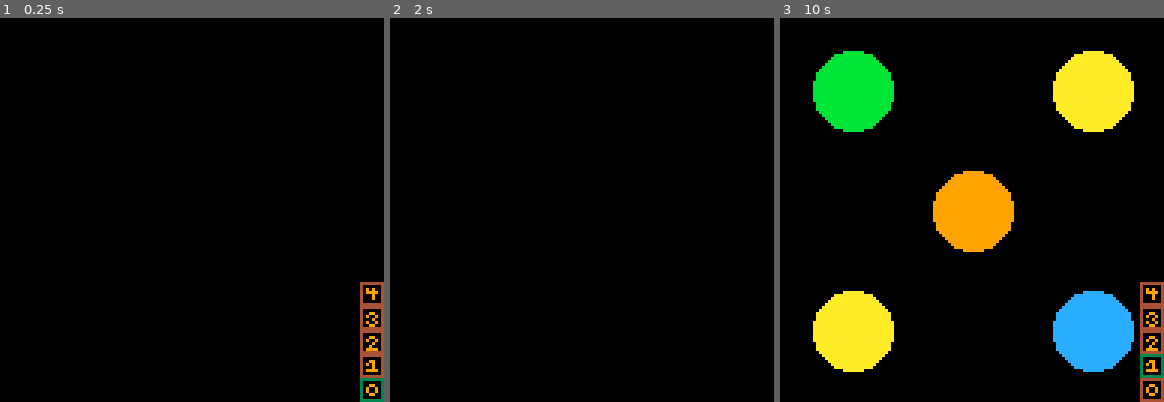
Above: before the commit, frames 1-3 (left to right).
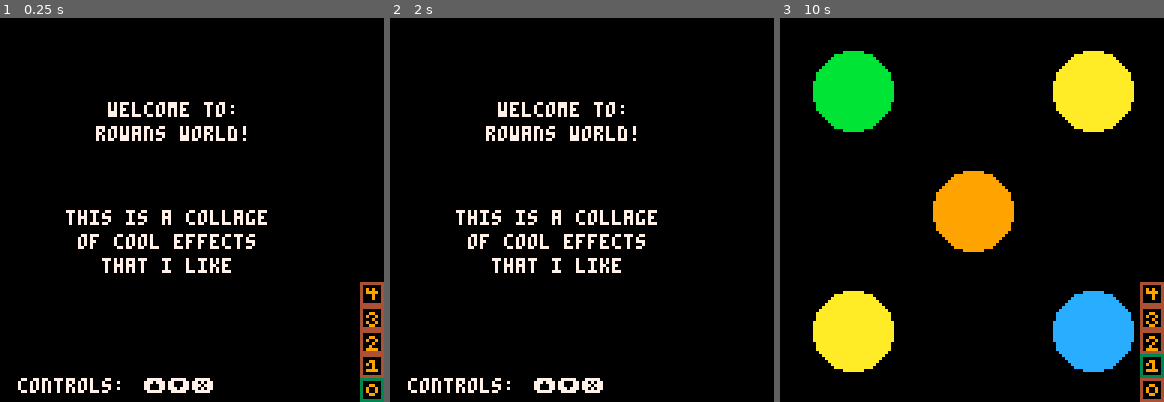
Above: after the commit, the same moments.

Repository: SabrinaRoss/OrcaJam-2024
Game: PICO-8 cartridge game.p8
Two runs of this game, one before a commit and one after it. Both use one fixed random seed, a clock stepped at 60 frames per second and the inputs below.
Inputs:
- Up to frame 1 (0.25 s): no input
- Up to frame 2 (2 s): tap X (X key) at 0.33, 1.07, 1.85 s; tap O (Z key) at 0.7, 1.7 s; hold Right from 1.6 s (still down)
- Up to frame 3 (10 s): release Right at 2.1 s; tap O (Z key) every 0.4 s from 2.1 to 9.7 s; hold Up 2.15-2.42 s; hold Right 2.47-3.03 s; tap X (X key) every 1.12 s from 2.97 to 9.67 s; hold Left 3.08-3.58 s; hold Down 3.63-3.97 s; hold Right 4.02-4.68 s; hold Up 4.73-5.03 s; hold Left 5.08-5.68 s; hold Down 5.73-6.03 s; hold Right 6.08-6.58 s; hold Right 6.63-7.13 s; hold Up 7.18-7.45 s; hold Right 7.5-8.07 s; hold Left 8.12-8.62 s; hold Down 8.67-9 s; hold Right 9.05-9.72 s; hold Up from 9.77 s (still down)

The runs differ from the first frame. In frame 1, 4.1% of the frame differs, in the area x 4-70%, y 21-98%; in frame 2, 4.1%; in frame 3, nothing differs.

Commit message:
finished the rotating cube

Diff:
--- a/game.p8
+++ b/game.p8
@@ -92,6 +92,30 @@
 	return new_x, new_y,direction
 end
 
+function make_square(start_x,start_y, width, height)
+	for i=start_x-16, start_x+width-1,6 do
+		for j=start_y-16,start_y+height-1,6 do
+			add_shape(i,j,3,1)
+		end
+		end
+end
+
+function rotate(x,y,o_x,o_y,angle)
+  local s = sin(angle)
+  local c = cos(angle)
+
+  px = x - o_x
+  py = y - o_y
+
+  local new_x = px * c - py * s
+  local new_y = px * s + py * c
+
+  new_x = new_x + o_x
+  new_y = new_y + o_y
+
+  return new_x, new_y
+end
+
 //	for y=-r,r,3 do
 //		for x=-r,r,2 do
 //			local dist=sqrt(x*x+y*y)
@@ -115,11 +139,17 @@
 			s.x,s.y,s.direction = bounce(s.x,s.y,s.direction)
 			end
 		end
+		if (state == 3) then
+		for s in all(shapes) do
+			s.x,s.y = rotate(s.x,s.y,64,64,angle)
+		end
+	end
 end
 
 // add a system for initing induvidual x, y values for each shape
 
 function state_machine_draw()
+	if (state == 0) then draw_title() end
 	if (state == 1) then
 		for s in all(shapes) do
 		circfill(s.x,s.y,s.radius,s.col)
@@ -128,6 +158,11 @@
 	if (state == 2) then
 		for s in all(shapes) do
 		circfill(s.x,s.y,s.radius-15,s.col)
+		end
+	end
+	if (state == 3) then
+		for s in all(shapes) do
+		circfill(s.x,s.y,s.radius,s.col)
 		end
 	end
 end
@@ -135,6 +170,7 @@
 function state_reset_shape()
 	if (state == 1) then state_1_spawn() end
 	if (state == 2) then state_2_spawn() end
+	if (state == 3) then state_3_spawn() end
 end
 
 function state_1_spawn()
@@ -157,6 +193,13 @@
 	end
 	end
 end
+
+function state_3_spawn()
+	for i = 0, 8,2 do
+		make_square(x+i,y+i,10,10)
+	end
+	angle = .004
+end
 -->8
 // sprites
 
@@ -167,6 +210,15 @@
 			rect(cam_max - (byte), cam_max - (byte * i)-1, cam_max-1, cam_max-(i*byte)-byte, 3)
 		end
 	end
+end
+
+function draw_title()
+	print("welcome to: ",36,28,7)
+	print("rowans world!",32,36,7)
+	print("controls:	⬆️⬇️❎",6,120,7)
+	print("this is a collage",22,48+2*byte)
+	print("of cool effects",26,56+2*byte)
+	print("that i like",34,64+2*byte)
 end
 __gfx__
 00000000444444444444444444444444444444444444444400000000000000000000000000000000000000000000000000000000000000000000000000000000
@@ -177,3 +229,12 @@
 00700700400990044099990440090004409009044000900400000000000000000000000000000000000000000000000000000000000000000000000000000000
 00000000400000044000000440999904400990044000000400000000000000000000000000000000000000000000000000000000000000000000000000000000
 00000000444444444444444444444444444444444444444400000000000000000000000000000000000000000000000000000000000000000000000000000000
+__gff__
+0000000000000000010000000000000000000000000000000100000000000000000000000000000000000000000000000000000000000000000000000000000000000000000000000000000000000000000000000000000000000000000000000000000000000000000000000000000000000000000000000000000000000000
+0000000000000000000000000000000000000000000000000000000000000000000000000000000000000000000000000000000000000000000000000000000000000000000000000000000000000000000000000000000000000000000000000000000000000000000000000000000000000000000000000000000000000000
+…(6 lines of a section not shown)…
Not shown, changed: the sound effects (__sfx__) section of game.p8
